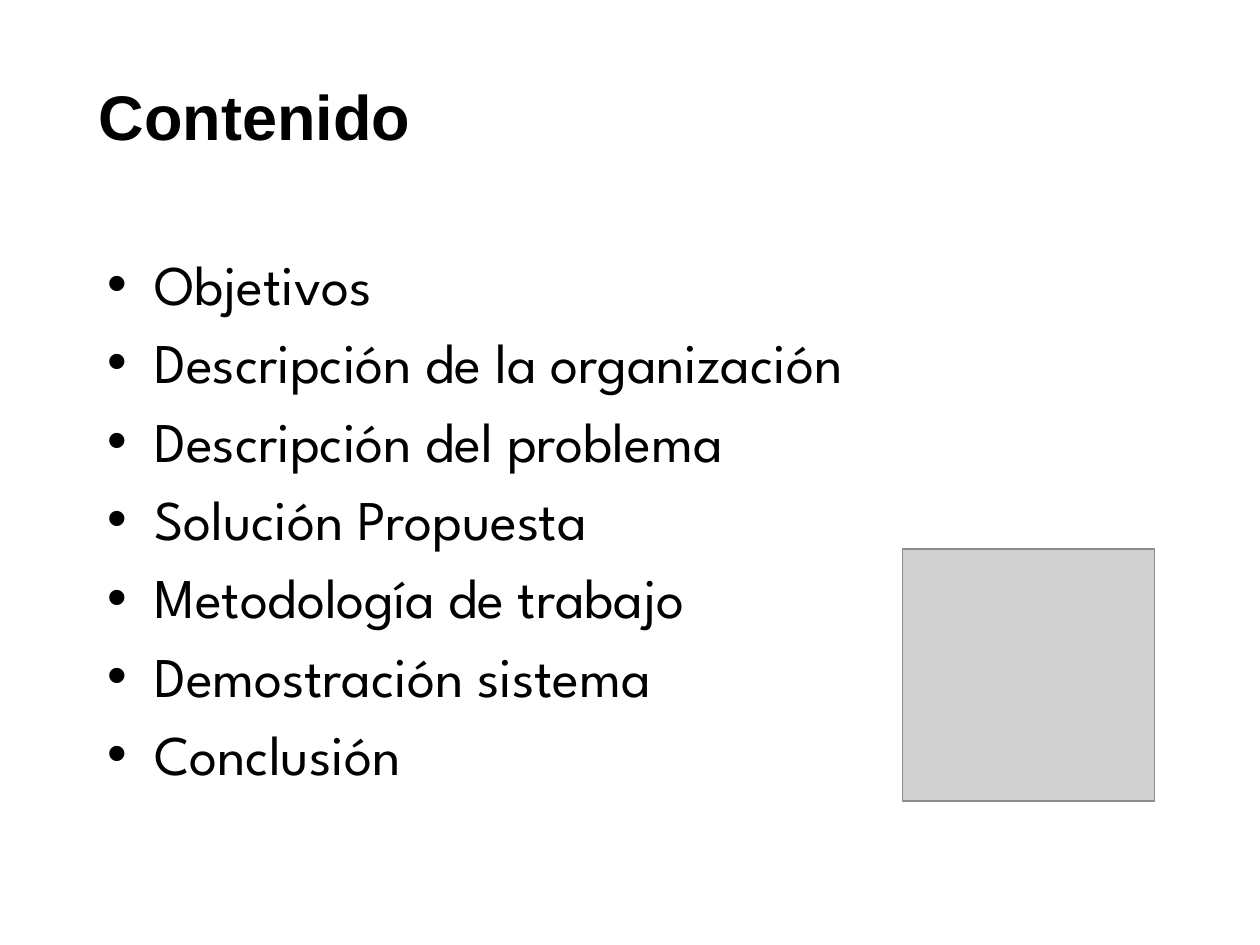
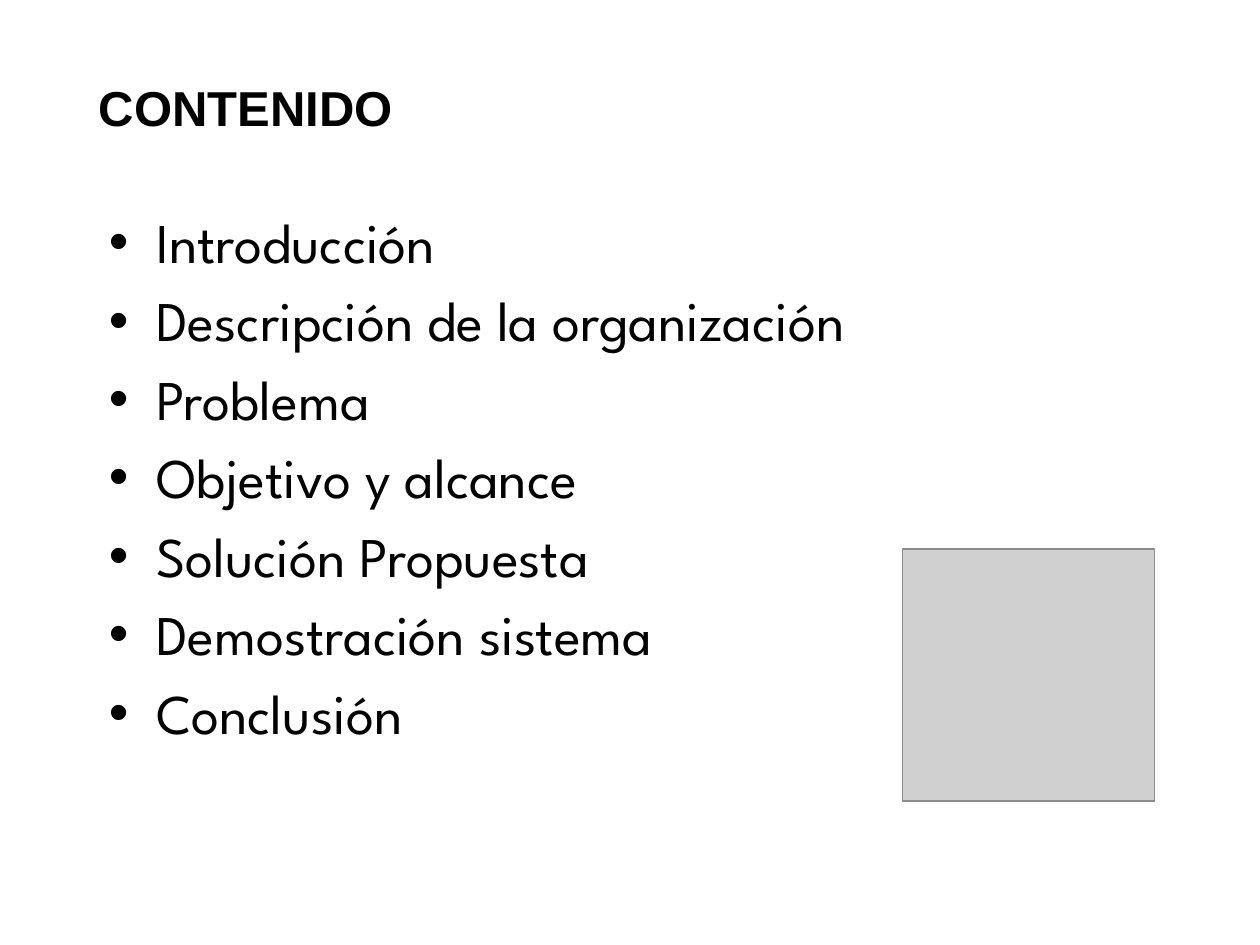
Before and after one commit to saburto/sigset, a slide deck: slide 2 of sigset/documentos/Documentos finales/Presentacion.pptx. Drawn at 1260x945 pixels with LibreOffice and Linux fonts; fonts in the diff are those of the drawing; grey boxes stand for pictures; background and template pictures are left out. Boxes give left, top, right and bottom in pixels: in the first picture for what was removed or moved away, otherwise in the second. Text is boxed around its words. In the diff, an @@ line names an element or a change of style, - is before the commit and + after.

```diff
--- a/sigset/documentos/Documentos finales/Presentacion.pptx
+++ b/sigset/documentos/Documentos finales/Presentacion.pptx
@@ text at (99,91,393,127): text changed; size 36 to 28 pt @@
-Contenido
+CONTENIDO
@@ text "Introducción": place and size @@
-text "Introducción" at (154,266,842,776)
+text "Introducción" at (156,224,844,735)
@@ text at (156,224,435,264): text changed @@
-• Objetivos
+• Introducción
@@ text at (156,381,577,511): text changed @@
-• Descripción del problema
+• Problema
+• Objetivo y alcance
@@ text at (154,579,684,631): paragraph removed @@
-• Metodología de trabajo
```
Also in this commit, not shown: 2 other slides changed, 24 slides added, 1 slide removed.
